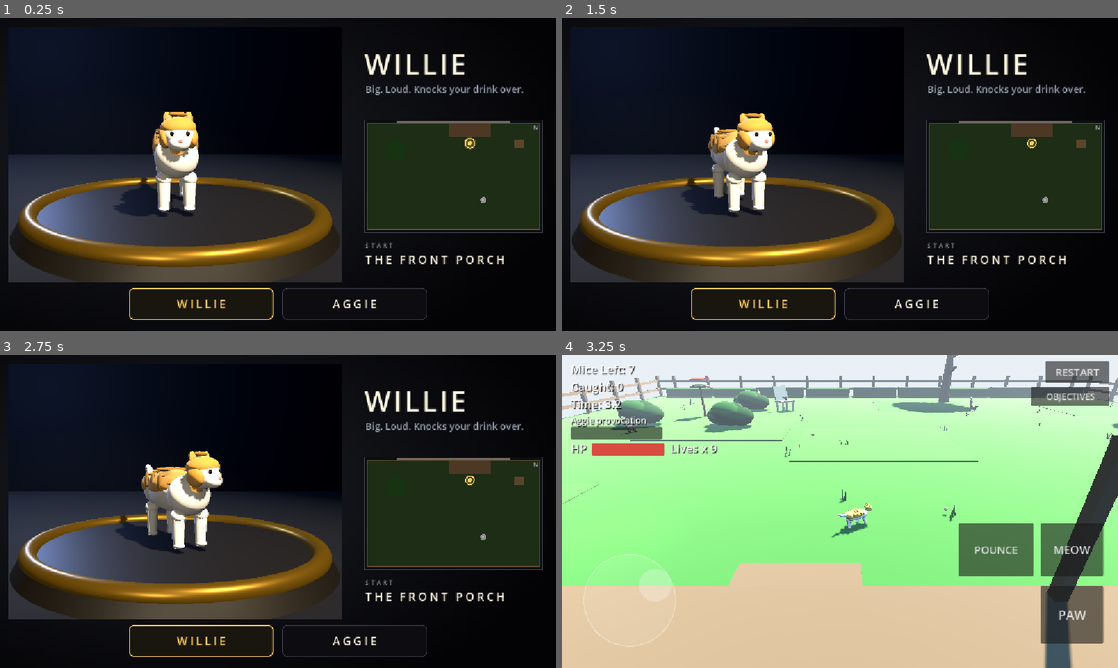
Above: before the commit, frames 1-4 (two rows, left to right).
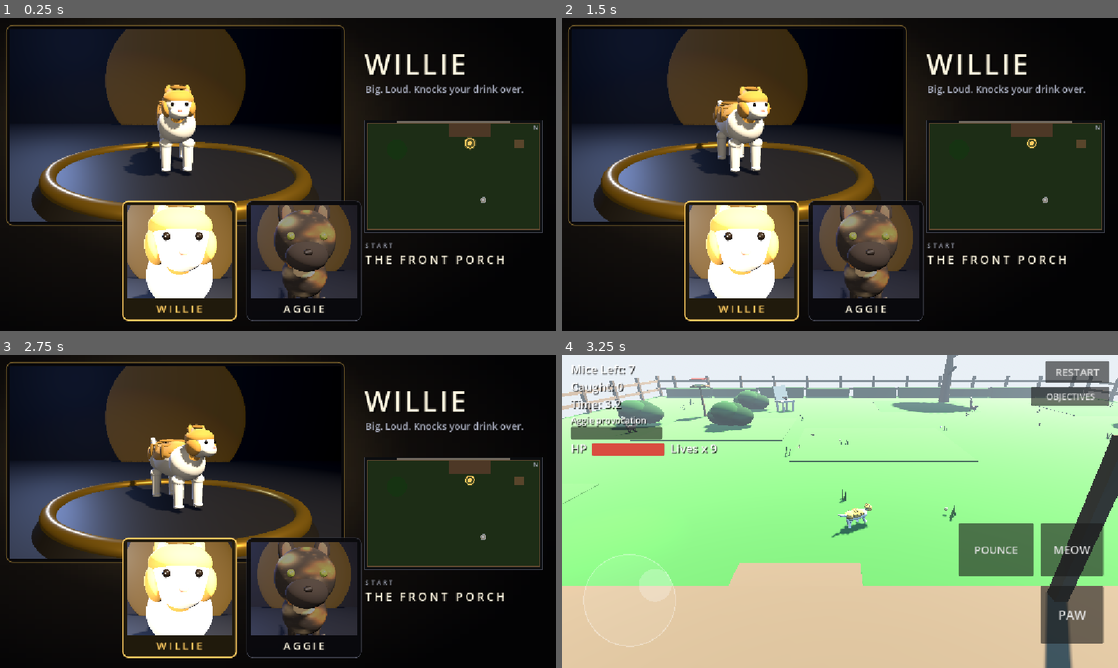
Above: after the commit, the same moments.

Repository: danfour649/puppies-vs-kittens
Game: Godot game, scene res://main.tscn
Two runs of this game, one before a commit and one after it. Both use one fixed random seed, a clock stepped at 60 frames per second and the inputs below.
Inputs (mouse positions are in pixels of both pictures, inside the frame that each line leads up to):
- Up to frame 1 (0.25 s): no input
- Up to frame 2 (1.5 s): click "RESTART" at 0.5 s; click "RESTART" at 1.25 s
- Up to frame 3 (2.75 s): click "RESTART" at 2 s
- Up to frame 4 (3.25 s): tap Enter at 2.75 s; drag from (628, 599) to (895, 442) at 2.77 s

The runs differ from the first frame. In frame 1, 34% of the frame differs, in the area x 1-77%, y 2-97%; in frame 2, 34%; in frame 3, 34%; in frame 4, nothing differs.

Commit message:
Select presentation rework: portraits in roster cells, composed backdrop, type pass
PRESENTATION ONLY - layout and interaction untouched. Roster cells now carry tight head-and-shoulders portraits rendered from the real cat_kit models (duo/portraits/, captured by the new duo/tools_portrait_shots.gd set: same build path as the stage, warm key + cool rim + halo backdrop). Highlighted cell is full-bright with a 3px gold border; the other dims, MK-style. The stage viewport gets a gold-trimmed frame on a warm pooled-glow backdrop, and the stage room gains a halo glow behind the pedestal, warmer ambient and a closer camera. Type pass: brighter trait/kicker tone, name shadow + outline. Strip centre shifted to 0.435 so the taller portrait cells clear the START/start-name column (verified in captures). Suites: 407 passed / 0 failed / 0 script errors across all 7; real-input click-through per cat proven by duo/tools_select_shots (hover -> highlight Aggie, click -> spawn Aggie; Enter -> spawn Willie).

Diff:
--- a/godot3d/duo/character_select.gd
+++ b/godot3d/duo/character_select.gd
@@ -6,7 +6,10 @@
 ## The highlighted cat stands RENDERED on a spotlight stage (the real
 ## cat_kit model, idle-animated in a SubViewport), its NAME and ONE
 ## trait line beside it, and its start marked on a house-and-yard
-## minimap with the start's name. Nothing else lives here: no stats,
+## minimap with the start's name. The roster cells carry tight
+## rendered portraits of each cat's own model (duo/portraits/, from
+## duo/tools_portrait_shots.gd) — in MK the cells are the fighters'
+## faces. Nothing else lives here: no stats,
 ## no lore, no menus, no settings. The polish is in the type, the
 ## spacing, the backdrop and the light.
 ##
@@ -21,9 +24,17 @@
 const StageScene := preload("res://duo/select_stage.gd")
 const MinimapScene := preload("res://duo/select_minimap.gd")
 
+## Roster-cell portraits: tight head-and-shoulders renders of the REAL
+## cat_kit models, captured by duo/tools_portrait_shots.gd — in MK the
+## cells are the fighters' faces, so here they are the cats' faces.
+const PORTRAITS := {
+	"willie": preload("res://duo/portraits/willie.png"),
+	"aggie": preload("res://duo/portraits/aggie.png"),
+}
+
 const GOLD := Color(1.0, 0.80, 0.38)
 const CREAM := Color(1.0, 0.97, 0.88)
-const FAINT := Color(0.60, 0.63, 0.70)
+const FAINT := Color(0.68, 0.70, 0.77)
 
 var _ids: Array = []
 var _chars: Dictionary = {}
@@ -39,6 +50,7 @@
 var _minimap: SelectMinimap
 var _cells: Array = [] # PanelContainer per roster id
 var _cell_names: Array = [] # Label inside each cell
+var _cell_portraits: Array = [] # TextureRect inside each cell
 
 
 func _init() -> void:
@@ -93,7 +105,7 @@
 	# Backdrop: near-black radial falloff, lit a breath behind the stage.
 	var grad := Gradient.new()
 	grad.offsets = PackedFloat32Array([0.0, 1.0])
-	grad.colors = PackedColorArray([Color(0.115, 0.12, 0.15), Color(0.012, 0.012, 0.02)])
+	grad.colors = PackedColorArray([Color(0.135, 0.108, 0.082), Color(0.010, 0.010, 0.016)])
 	var gtex := GradientTexture2D.new()
 	gtex.gradient = grad
 	gtex.fill = GradientTexture2D.FILL_RADIAL
@@ -103,7 +115,27 @@
 	backdrop.texture = gtex
 	backdrop.stretch_mode = TextureRect.STRETCH_SCALE
 	backdrop.set_anchors_preset(Control.PRESET_FULL_RECT)
+	backdrop.mouse_filter = Control.MOUSE_FILTER_IGNORE
 	_content.add_child(backdrop)
+
+	# A soft warm glow pooled behind the stage side of the screen, so
+	# the spotlight panel sits in light instead of on a black field.
+	var glow_grad := Gradient.new()
+	glow_grad.offsets = PackedFloat32Array([0.0, 1.0])
+	glow_grad.colors = PackedColorArray(
+		[Color(1.0, 0.80, 0.42, 0.22), Color(1.0, 0.80, 0.42, 0.0)]
+	)
+	var glow_tex := GradientTexture2D.new()
+	glow_tex.gradient = glow_grad
+	glow_tex.fill = GradientTexture2D.FILL_RADIAL
+	glow_tex.fill_from = Vector2(0.5, 0.5)
+	glow_tex.fill_to = Vector2(1.0, 0.5)
+	var glow := TextureRect.new()
+	glow.texture = glow_tex
+	glow.stretch_mode = TextureRect.STRETCH_SCALE
+	glow.mouse_filter = Control.MOUSE_FILTER_IGNORE
+	_place(glow, -0.06, -0.12, 0.74, 0.80)
+	_content.add_child(glow)
 
 	var spaced := FontVariation.new()
 	spaced.base_font = _content.get_theme_default_font()
@@ -112,16 +144,16 @@
 	# The stage: the highlighted cat, rendered, in a spotlight.
 	_viewport = SubViewport.new()
 	_viewport.own_world_3d = true
-	_viewport.size = Vector2i(880, 620)
+	_viewport.size = Vector2i(1024, 600)
 	_viewport.render_target_update_mode = SubViewport.UPDATE_ALWAYS
+	var frame := PanelContainer.new()
+	frame.add_theme_stylebox_override("panel", _frame_style())
+	_place(frame, 0.010, 0.022, 0.620, 0.664)
+	_content.add_child(frame)
 	var svc := SubViewportContainer.new()
 	svc.stretch = true
 	svc.mouse_filter = Control.MOUSE_FILTER_IGNORE
-	svc.anchor_left = 0.015
-	svc.anchor_top = 0.03
-	svc.anchor_right = 0.615
-	svc.anchor_bottom = 0.845
-	_content.add_child(svc)
+	frame.add_child(svc)
 	svc.add_child(_viewport)
 	_stage = StageScene.new()
 	_viewport.add_child(_stage)
@@ -129,6 +161,11 @@
 
 	# Name + the one line.
 	_name_l = _label(58, CREAM, spaced)
+	_name_l.add_theme_color_override("font_shadow_color", Color(0, 0, 0, 0.55))
+	_name_l.add_theme_constant_override("shadow_offset_x", 3)
+	_name_l.add_theme_constant_override("shadow_offset_y", 3)
+	_name_l.add_theme_color_override("font_outline_color", Color(0, 0, 0, 0.35))
+	_name_l.add_theme_constant_override("outline_size", 6)
 	_place(_name_l, 0.655, 0.085, 0.975, 0.20)
 	_content.add_child(_name_l)
 	_line_l = _label(20, FAINT, null)
@@ -156,11 +193,11 @@
 	# Roster strip: move the highlight by hovering, click to pick.
 	var strip := HBoxContainer.new()
 	strip.alignment = BoxContainer.ALIGNMENT_CENTER
-	strip.add_theme_constant_override("separation", 18)
-	strip.anchor_left = 0.5
-	strip.anchor_top = 0.885
-	strip.anchor_right = 0.5
-	strip.anchor_bottom = 0.965
+	strip.add_theme_constant_override("separation", 20)
+	strip.anchor_left = 0.435
+	strip.anchor_top = 0.688
+	strip.anchor_right = 0.435
+	strip.anchor_bottom = 0.968
 	strip.grow_horizontal = Control.GROW_DIRECTION_BOTH
 	strip.grow_vertical = Control.GROW_DIRECTION_BEGIN
 	_content.add_child(strip)
@@ -168,16 +205,30 @@
 		var id := String(_ids[i])
 		var ch: Dictionary = _chars.get(id, {})
 		var cell := PanelContainer.new()
-		cell.custom_minimum_size = Vector2(300, 66)
+		cell.custom_minimum_size = Vector2(238, 248)
 		cell.mouse_default_cursor_shape = Control.CURSOR_POINTING_HAND
-		var nm := _label(24, CREAM, spaced)
+		var vb := VBoxContainer.new()
+		vb.mouse_filter = Control.MOUSE_FILTER_IGNORE
+		vb.add_theme_constant_override("separation", 6)
+		cell.add_child(vb)
+		var pic := TextureRect.new()
+		pic.mouse_filter = Control.MOUSE_FILTER_IGNORE
+		if PORTRAITS.has(id):
+			pic.texture = PORTRAITS[id]
+		pic.custom_minimum_size = Vector2(218, 192)
+		pic.expand_mode = TextureRect.EXPAND_IGNORE_SIZE
+		pic.stretch_mode = TextureRect.STRETCH_KEEP_ASPECT_COVERED
+		vb.add_child(pic)
+		var nm := _label(22, CREAM, spaced)
+		nm.mouse_filter = Control.MOUSE_FILTER_IGNORE
 		nm.text = String(ch.get("name", id)).to_upper()
 		nm.horizontal_alignment = HORIZONTAL_ALIGNMENT_CENTER
 		nm.vertical_alignment = VERTICAL_ALIGNMENT_CENTER
-		cell.add_child(nm)
+		vb.add_child(nm)
 		strip.add_child(cell)
 		_cells.append(cell)
 		_cell_names.append(nm)
+		_cell_portraits.append(pic)
 		cell.mouse_entered.connect(func() -> void: _set_highlight(i))
 		cell.gui_input.connect(
 			func(event: InputEvent) -> void:
@@ -236,14 +287,27 @@
 		(_cell_names[i] as Label).add_theme_color_override(
 			"font_color", GOLD if on else CREAM
 		)
+		(_cell_portraits[i] as TextureRect).modulate = (
+			Color(1, 1, 1, 1) if on else Color(0.60, 0.60, 0.67, 1)
+		)
+
+
+func _frame_style() -> StyleBoxFlat:
+	var sb := StyleBoxFlat.new()
+	sb.bg_color = Color(0.028, 0.028, 0.040, 0.92)
+	sb.set_corner_radius_all(14)
+	sb.set_content_margin_all(8)
+	sb.set_border_width_all(2)
+	sb.border_color = Color(0.44, 0.35, 0.16)
+	return sb
 
 
 func _cell_style(on: bool) -> StyleBoxFlat:
 	var sb := StyleBoxFlat.new()
-	sb.bg_color = Color(0.10, 0.09, 0.06, 0.96) if on else Color(0.05, 0.05, 0.07, 0.92)
-	sb.set_corner_radius_all(10)
+	sb.bg_color = Color(0.13, 0.105, 0.05, 0.97) if on else Color(0.038, 0.038, 0.052, 0.94)
+	sb.set_corner_radius_all(12)
 	sb.set_content_margin_all(10)
-	sb.set_border_width_all(2 if on else 1)
+	sb.set_border_width_all(3 if on else 1)
 	sb.border_color = GOLD if on else Color(0.30, 0.31, 0.37)
 	return sb
 
--- a/godot3d/duo/select_stage.gd
+++ b/godot3d/duo/select_stage.gd
@@ -38,7 +38,7 @@
 		# Frame by the cat's real scale: Willie 0.35 fills more of the
 		# light than Aggie 0.25, exactly as he should.
 		var s := float(cat.model_scale)
-		_camera.position = Vector3(0.0, 0.16 + 0.62 * s, -(0.30 + 2.9 * s))
+		_camera.position = Vector3(0.0, 0.15 + 0.58 * s, -(0.28 + 2.55 * s))
 		_camera.rotation = Vector3(deg_to_rad(-6.0), PI, 0.0)
 
 
@@ -54,16 +54,16 @@
 	var we := WorldEnvironment.new()
 	var env := Environment.new()
 	env.background_mode = Environment.BG_COLOR
-	env.background_color = Color(0.008, 0.008, 0.013)
+	env.background_color = Color(0.022, 0.019, 0.028)
 	env.ambient_light_source = Environment.AMBIENT_SOURCE_COLOR
-	env.ambient_light_color = Color(0.13, 0.14, 0.18)
-	env.ambient_light_energy = 0.5
+	env.ambient_light_color = Color(0.15, 0.145, 0.17)
+	env.ambient_light_energy = 0.65
 	we.environment = env
 	add_child(we)
 
 	var floor_mat := StandardMaterial3D.new()
-	floor_mat.albedo_color = Color(0.045, 0.045, 0.055)
-	floor_mat.roughness = 1.0
+	floor_mat.albedo_color = Color(0.055, 0.052, 0.065)
+	floor_mat.roughness = 0.75
 	var floor_mesh := BoxMesh.new()
 	floor_mesh.size = Vector3(16, 0.1, 16)
 	floor_mesh.material = floor_mat
@@ -73,7 +73,7 @@
 	add_child(floor_mi)
 
 	var wall_mat := StandardMaterial3D.new()
-	wall_mat.albedo_color = Color(0.028, 0.028, 0.042)
+	wall_mat.albedo_color = Color(0.042, 0.038, 0.058)
 	wall_mat.roughness = 1.0
 	var wall_mesh := BoxMesh.new()
 	wall_mesh.size = Vector3(16, 8, 0.2)
@@ -82,6 +82,25 @@
 	wall.mesh = wall_mesh
 	wall.position = Vector3(0, 4, 2.4)
 	add_child(wall)
+
+	# Halo glow on the wall behind the pedestal: the spotlight reads
+	# against a composed backdrop, not a void.
+	var halo_mat := StandardMaterial3D.new()
+	halo_mat.albedo_color = Color(0.16, 0.12, 0.04)
+	halo_mat.emission_enabled = true
+	halo_mat.emission = Color(0.50, 0.36, 0.10)
+	halo_mat.emission_energy_multiplier = 0.45
+	var halo_mesh := SphereMesh.new()
+	halo_mesh.radius = 0.85
+	halo_mesh.height = 1.7
+	halo_mesh.radial_segments = 48
+	halo_mesh.rings = 24
+	halo_mesh.material = halo_mat
+	var halo := MeshInstance3D.new()
+	halo.mesh = halo_mesh
+	halo.scale = Vector3(1, 1, 0.06)
+	halo.position = Vector3(0, 0.52, 2.26)
+	add_child(halo)
 
 	# Physics: the floor, plus the pedestal disc as a static shape (the
 	# disc MESH rides the turntable; its collision stays put — the disc
--- /dev/null
+++ b/godot3d/duo/tools_portrait_shots.gd
@@ -0,0 +1,183 @@
+extends Node
+## SELECT PRESENTATION — portrait renders for the roster cells.
+## Run with real rendering (weston/wayland on fola4.0):
+##   godot --display-driver wayland --path godot3d \
+##     res://duo/tools_portrait_shots.tscn --resolution 800x800
+##
+## Builds each roster cat EXACTLY the way the select stage does
+## (cat_kit actor + set_character + DuoCharacters.apply) on a small
+## portrait set — warm key spot, cool rim, halo backdrop disc — and
+## frames the camera on the cat's real Head node: a tight
+## head-and-shoulders MK-style portrait. PNGs land in
+## res://duo/portraits/<id>.png and are committed as game assets.
+
+const CatScene := preload("res://cat_kit/cat.gd")
+
+const OUT_DIR := "res://duo/portraits"
+const VIEW := Vector2i(512, 608)
+## Visible height at the head plane, as a multiple of the cat's model
+## scale: ~2.1x the head span (skull + ears), bust crop below.
+const FRAME_H_SCALES := 0.64
+const CAM_FOV := 38.0
+
+var _viewport: SubViewport
+var _holder: Node3D
+
+
+func _ready() -> void:
+	_run()
+
+
+func _wait(sec: float) -> void:
+	await get_tree().create_timer(sec).timeout
+
+
+func _build_set() -> void:
+	_viewport = SubViewport.new()
+	_viewport.own_world_3d = true
+	_viewport.size = VIEW
+	_viewport.render_target_update_mode = SubViewport.UPDATE_ALWAYS
+	add_child(_viewport)
+	var root := Node3D.new()
+	_viewport.add_child(root)
+
+	var we := WorldEnvironment.new()
+	var env := Environment.new()
+	env.background_mode = Environment.BG_COLOR
+	env.background_color = Color(0.030, 0.028, 0.042)
+	env.ambient_light_source = Environment.AMBIENT_SOURCE_COLOR
+	env.ambient_light_color = Color(0.16, 0.15, 0.19)
+	env.ambient_light_energy = 0.7
+	we.environment = env
+	root.add_child(we)
+
+	# Backdrop wall + the halo the head sits against.
+	var wall_mat := StandardMaterial3D.new()
+	wall_mat.albedo_color = Color(0.055, 0.050, 0.075)
+	wall_mat.roughness = 1.0
+	var wall_mesh := BoxMesh.new()
+	wall_mesh.size = Vector3(6, 4, 0.2)
+	wall_mesh.material = wall_mat
+	var wall := MeshInstance3D.new()
+	wall.mesh = wall_mesh
+	wall.position = Vector3(0, 1.0, 0.85)
+	root.add_child(wall)
+	var halo_mat := StandardMaterial3D.new()
+	halo_mat.albedo_color = Color(0.20, 0.15, 0.05)
+	halo_mat.emission_enabled = true
+	halo_mat.emission = Color(0.55, 0.40, 0.12)
+	halo_mat.emission_energy_multiplier = 0.5
+	var halo_mesh := SphereMesh.new()
+	halo_mesh.radius = 0.30
+	halo_mesh.height = 0.60
+	halo_mesh.radial_segments = 48
+	halo_mesh.rings = 24
+	halo_mesh.material = halo_mat
+	var halo := MeshInstance3D.new()
+	halo.mesh = halo_mesh
+	halo.scale = Vector3(1.0, 1.0, 0.10)
+	halo.name = "Halo"
+	root.add_child(halo)
+
+	# Floor the cat stands on (catches the key light pool).
+	var floor_mat := StandardMaterial3D.new()
+	floor_mat.albedo_color = Color(0.05, 0.048, 0.06)
+	floor_mat.roughness = 0.8
+	var floor_mesh := BoxMesh.new()
+	floor_mesh.size = Vector3(6, 0.1, 6)
+	floor_mesh.material = floor_mat
+	var floor_mi := MeshInstance3D.new()
+	floor_mi.mesh = floor_mesh
+	floor_mi.position = Vector3(0, -0.05, 0)
+	root.add_child(floor_mi)
+	# Still floor for the cat's feet (same trick as the select stage).
+	var body := StaticBody3D.new()
+	var shape := CollisionShape3D.new()
+	var fb := BoxShape3D.new()
+	fb.size = Vector3(4, 0.1, 4)
+	shape.shape = fb
+	shape.position = Vector3(0, -0.05, 0)
+	body.add_child(shape)
+	root.add_child(body)
+
+	# Light rig: the select stage's voices, moved in for the bust.
+	var spot := SpotLight3D.new()
+	spot.position = Vector3(-0.55, 0.95, -0.62)
+	spot.light_color = Color(1.0, 0.92, 0.78)
+	spot.light_energy = 4.2
+	spot.spot_range = 6.0
+	spot.spot_angle = 40.0
+	spot.spot_attenuation = 1.1
+	spot.shadow_enabled = true
+	root.add_child(spot)
+	spot.look_at(Vector3(0, 0.22, 0), Vector3.UP)
+	var rim := OmniLight3D.new()
+	rim.position = Vector3(0.45, 0.42, 0.55)
+	rim.light_color = Color(0.50, 0.65, 1.0)
+	rim.light_energy = 1.4
+	rim.omni_range = 3.0
+	root.add_child(rim)
+	var fill := OmniLight3D.new()
+	fill.position = Vector3(0.12, 0.28, -0.55)
+	fill.light_color = Color(1.0, 0.95, 0.85)
+	fill.light_energy = 0.8
+	fill.omni_range = 2.5
+	root.add_child(fill)
+
+	_holder = Node3D.new()
+	root.add_child(_holder)
+
+
+func _portrait(id: String, ch: Dictionary) -> void:
+	for c: Node in _holder.get_children():
+		c.queue_free()
+	await _wait(0.1)
+	var cat := CatScene.new() as PvKCat
+	cat.set_character(id)
+	DuoCharacters.apply(cat, ch)
+	cat.name = String(ch.get("name", id))
+	_holder.add_child(cat)
+	await _wait(0.45) # model built, standing idle, facing camera (-Z)
+	var head := cat.find_child("Head", true, false) as Node3D
+	if head == null:
+		print("PORTRAIT FAIL ", id, ": no Head node")
+		return
+	var s := float(cat.model_scale)
+	var hp := head.global_position
+	# Halo centred on the head, just in front of the wall.
+	var halo := _viewport.find_child("Halo", true, false) as Node3D
+	if halo != null:
+		var hs := 1.30 * s / 0.35
+		halo.scale = Vector3(hs, hs, 0.10)
+		halo.global_position = Vector3(hp.x, hp.y + 0.01, 0.72)
+	# Frame: visible height FRAME_H_SCALES * s at the head plane.
+	var dist := (FRAME_H_SCALES * s) / (2.0 * tan(deg_to_rad(CAM_FOV * 0.5)))
+	var cam := Camera3D.new()
+	cam.fov = CAM_FOV
+	cam.position = Vector3(hp.x, hp.y + 0.04 * s, hp.z - dist)
+	_viewport.add_child(cam)
+	cam.look_at(Vector3(hp.x, hp.y - 0.03 * s, hp.z), Vector3.UP)
+	cam.current = true
+	print(
+		"PORTRAIT ", id, " scale=", s, " head=", hp,
+		" dist=", snappedf(dist, 0.001), " cam=", cam.position
+	)
+	# Freeze the pose (standing, front-on) and let the frame settle.
+	cat.process_mode = Node.PROCESS_MODE_DISABLED
+	await RenderingServer.frame_post_draw
+	await RenderingServer.frame_post_draw
+	await RenderingServer.frame_post_draw
+	var img := _viewport.get_texture().get_image()
+	img.save_png(OUT_DIR + "/" + id + ".png")
+	print("PORTRAIT saved ", id, " ", img.get_size())
+	cam.queue_free()
+
+
+func _run() -> void:
+	DirAccess.make_dir_recursive_absolute(OUT_DIR)
+	_build_set()
+	var chars := DuoCharacters.load_all()
+	for id: String in ["willie", "aggie"]:
+		await _portrait(id, chars.get(id, {}))
+	print("PORTRAITS DONE")
+	get_tree().quit()
--- /dev/null
+++ b/godot3d/duo/tools_portrait_shots.tscn
@@ -0,0 +1,6 @@
+[gd_scene load_steps=2 format=3]
+
+[ext_resource type="Script" path="res://duo/tools_portrait_shots.gd" id="1"]
+
+[node name="ToolsPortraitShots" type="Node"]
+script = ExtResource("1")
Binary file added: godot3d/duo/portraits/aggie.png
Not shown, added: godot3d/duo/portraits/aggie.png.import
Binary file added: godot3d/duo/portraits/willie.png
Not shown, added: godot3d/duo/portraits/willie.png.import
Not shown, added: godot3d/duo/tools_portrait_shots.gd.uid
Binary file changed: godot3d/screenshots/select/select_aggie.png
Binary file changed: godot3d/screenshots/select/select_willie_idle2.png
Binary file changed: godot3d/screenshots/select/select_willie_stand.png
Binary file changed: godot3d/screenshots/select/spawn_aggie.png
Binary file changed: godot3d/screenshots/select/spawn_willie.png
